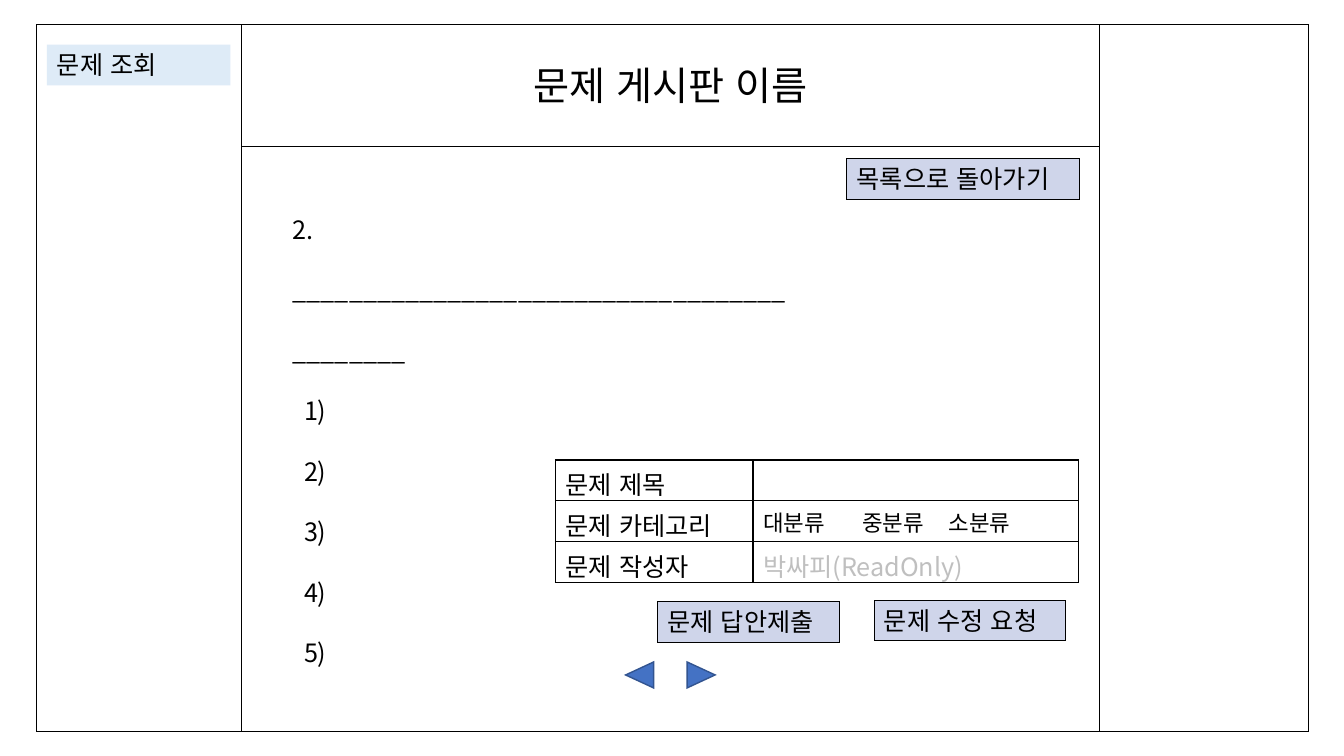
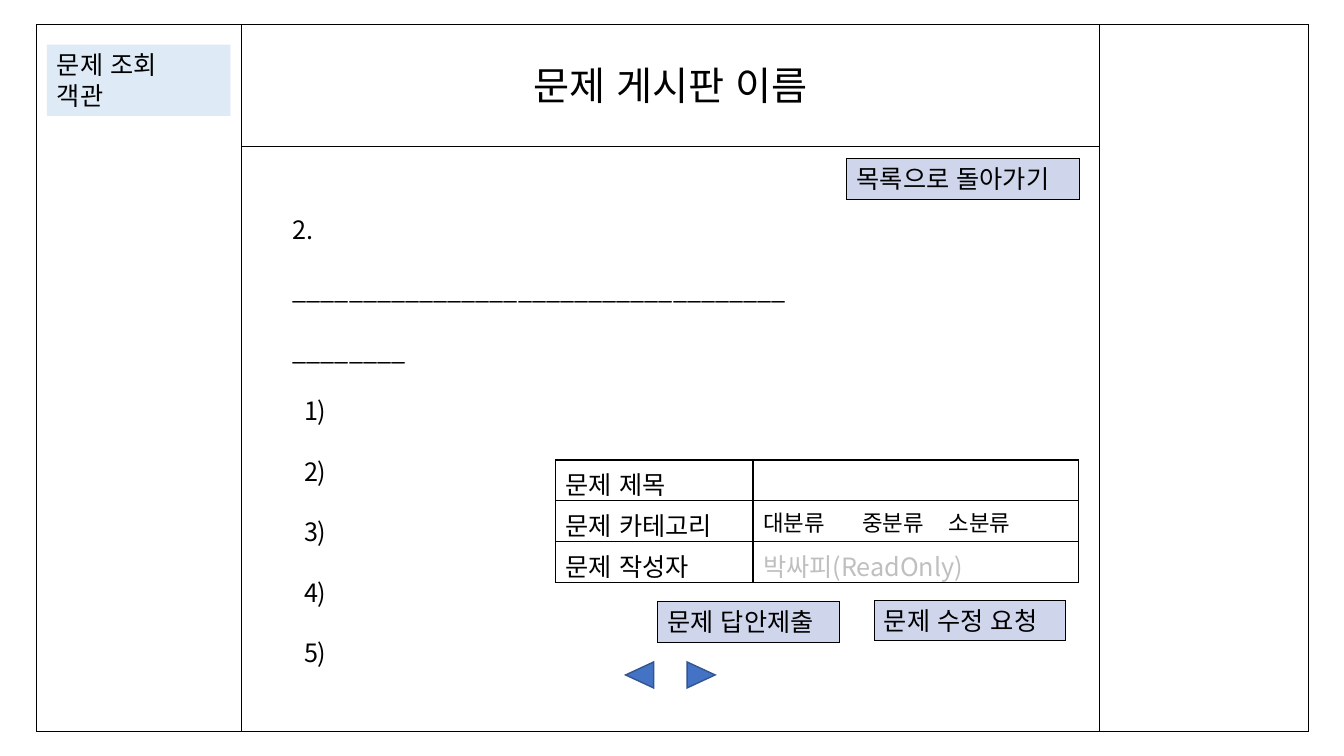
Before and after one commit to upswp/SOLAFY_1.0.0, a slide deck: slide 3 of projectProgressStatus/설계/UI/문제/UI_문제_박상우_이아영_2.0.0.pptx. Drawn at 1344x756 pixels with LibreOffice and Linux fonts; fonts in the diff are those of the drawing. Boxes give left, top, right and bottom in pixels: in the first picture for what was removed or moved away, otherwise in the second. Text is boxed around its words. In the diff, an @@ line names an element or a change of style, - is before the commit and + after.

```diff
--- a/projectProgressStatus/설계/UI/문제/UI_문제_박상우_이아영_2.0.0.pptx
+++ b/projectProgressStatus/설계/UI/문제/UI_문제_박상우_이아영_2.0.0.pptx
@@ rectangle "문제 조회" resized from (x1=47, y1=44, x2=231, y2=85) to (x1=47, y1=44, x2=231, y2=116) @@
@@ text in rectangle at (x1=57, y1=84, x2=103, y2=107): paragraph added @@
+객관
```
Also in this commit, not shown: 2 slides added, 8 other files.
